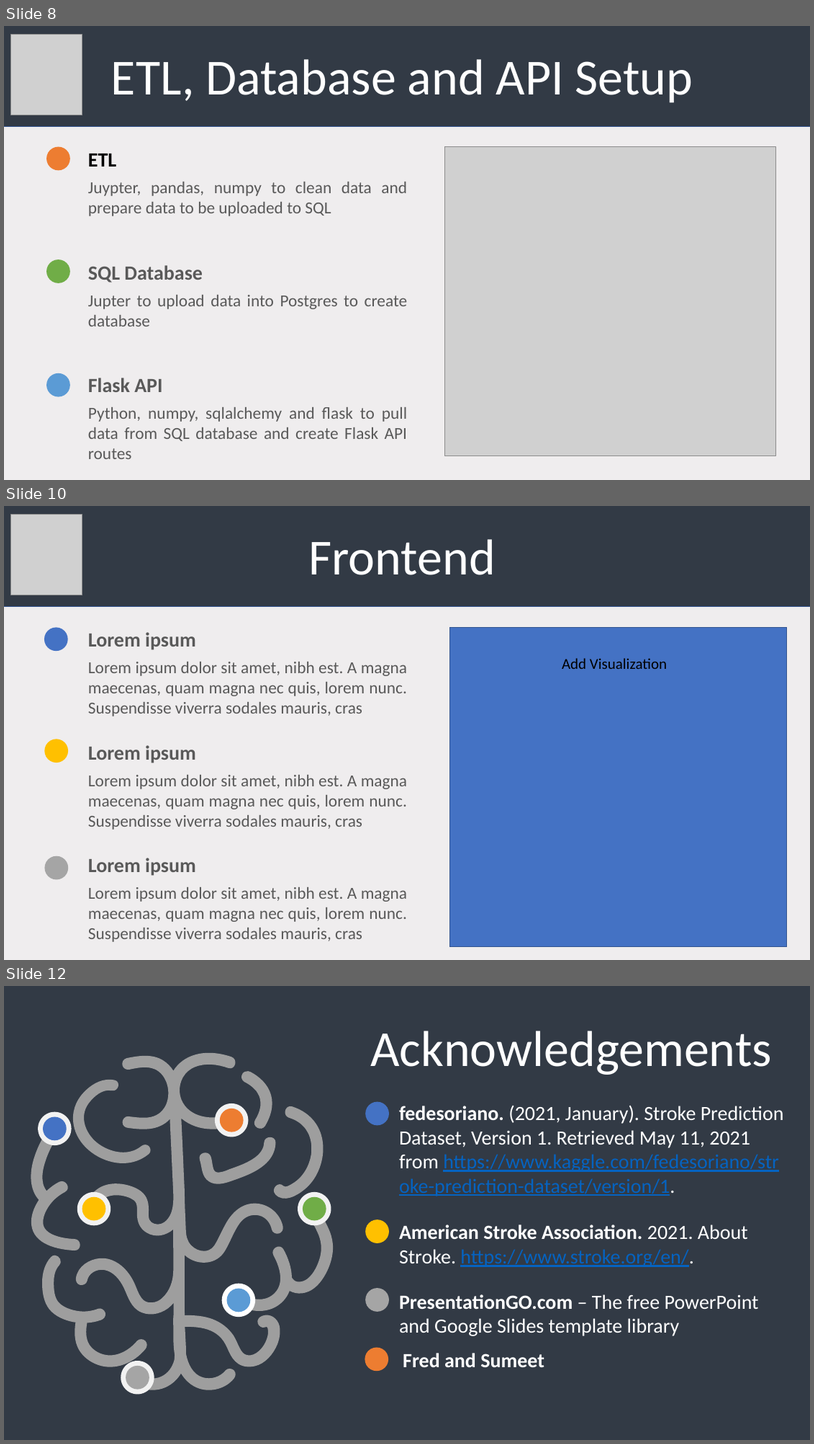
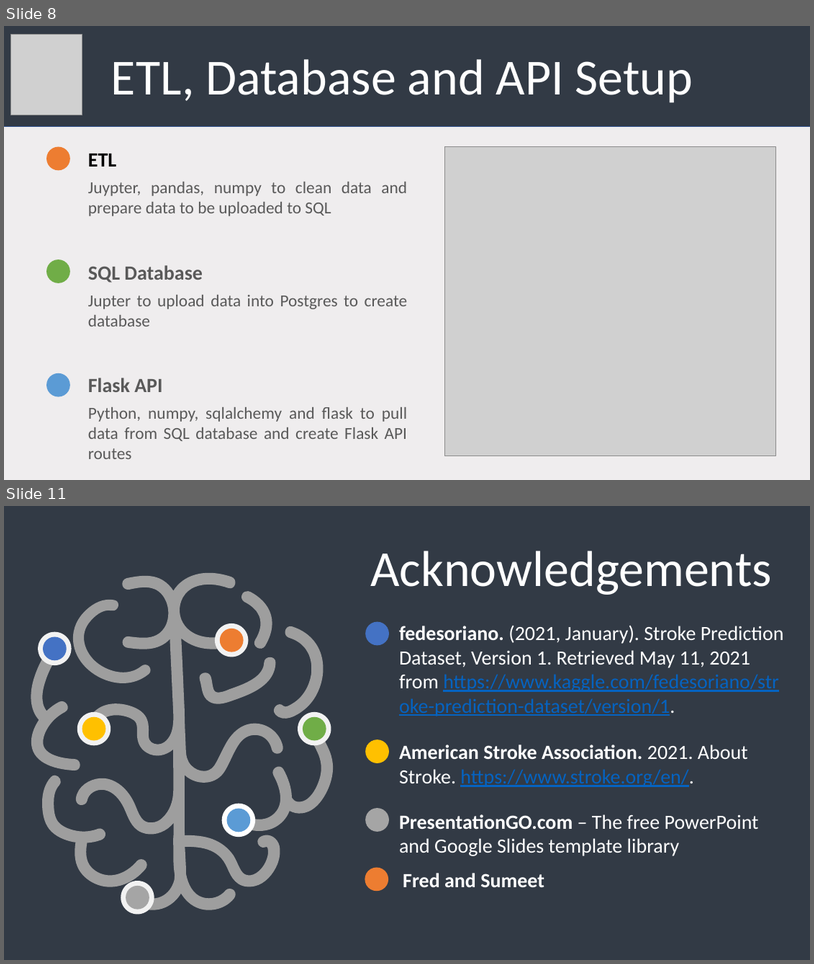
Before and after one commit to jcrettig/Final-Project---Group-1, a slide deck: BrainPPT.pptx. Shown one above the other, each under a label of ours: slides 8, 10 and 12 before the commit, slides 8 and 11 after it; the slides between them are not shown. The pictures are 814x1444 and 814x964 pixels, drawn with LibreOffice and Linux fonts; fonts in the diff are those of the drawing; grey boxes stand for pictures. Boxes give left, top, right and bottom in pixels: in the first picture for what was removed or moved away, otherwise in the second. Text is boxed around its words. In the diff, an @@ line names an element or a change of style, - is before the commit and + after.

```diff
--- a/BrainPPT.pptx
+++ b/BrainPPT.pptx
@@ slide 10 removed at (4, 506, 810, 960), background #EFEDEE @@
@@ rectangle removed at (4, 506, 810, 607) @@
@@ picture removed at (11, 515, 82, 595) @@
@@ text removed at (309, 539, 495, 575) @@
-Frontend
@@ ellipse removed at (44, 627, 68, 651) @@
@@ text removed at (88, 632, 196, 650) @@
-Lorem ipsum
@@ rectangle removed at (450, 627, 787, 947) @@
@@ text removed at (88, 662, 407, 716) @@
-Lorem ipsum dolor sit amet, nibh est. A magna maecenas, quam magna nec quis, lorem nunc. Suspendisse viverra sodales mauris, cras
@@ text removed at (562, 658, 667, 669) @@
-Add Visualization
@@ ellipse removed at (44, 739, 68, 762) @@
@@ text removed at (88, 745, 196, 763) @@
-Lorem ipsum
@@ text removed at (88, 775, 407, 829) @@
-Lorem ipsum dolor sit amet, nibh est. A magna maecenas, quam magna nec quis, lorem nunc. Suspendisse viverra sodales mauris, cras
@@ ellipse removed at (44, 856, 68, 879) @@
@@ text removed at (88, 857, 196, 875) @@
-Lorem ipsum
@@ text removed at (88, 887, 407, 942) @@
-Lorem ipsum dolor sit amet, nibh est. A magna maecenas, quam magna nec quis, lorem nunc. Suspendisse viverra sodales mauris, cras
@@ what was slide 12 is now slide 11 @@
```
Also in this commit, not shown: 5 slides changed, 2 slides added, 2 other slides removed.
